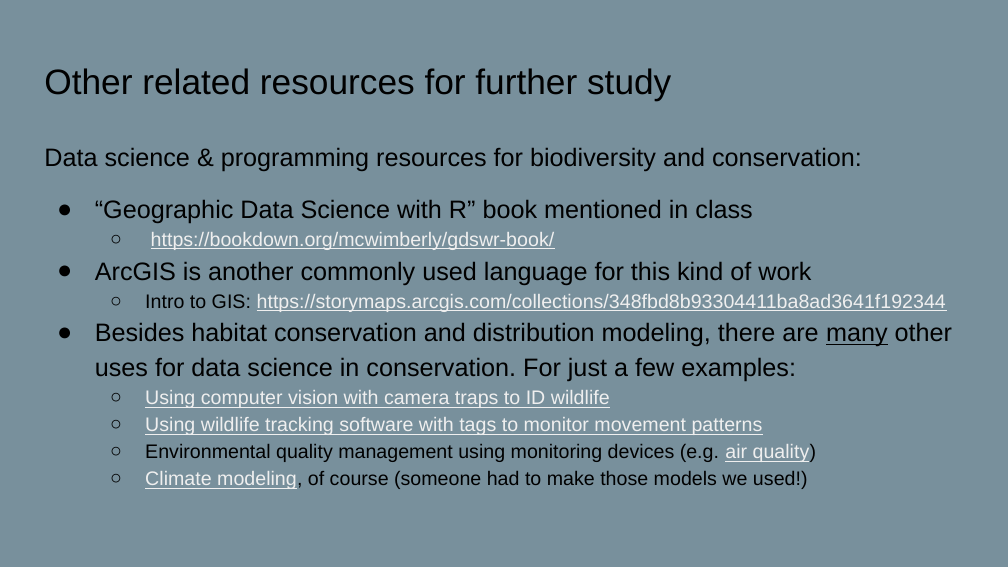
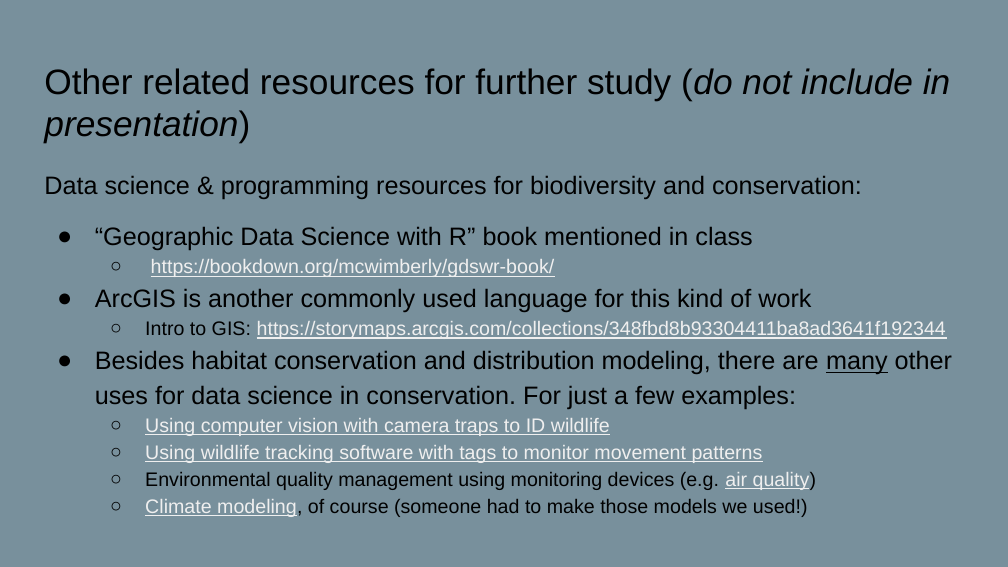
Before and after one commit to paleomammals/biodata_shortcourse, a slide deck: slide 5 of student presentation template.pptx. Drawn at 1008x567 pixels with LibreOffice and Linux fonts; fonts in the diff are those of the drawing. Boxes give left, top, right and bottom in pixels: in the first picture for what was removed or moved away, otherwise in the second. Text is boxed around its words. In the diff, an @@ line names an element or a change of style, - is before the commit and + after.

```diff
--- a/student presentation template.pptx
+++ b/student presentation template.pptx
@@ title at bbox=[44, 68, 950, 100]: text changed @@
-Other related resources for further study
+Other related resources for further study (do not include in presentation)
@@ text "Data science & programming resources ...": place and size @@
-text "Data science & programming resources ..." at bbox=[44, 148, 952, 489]
+text "Data science & programming resources ..." at bbox=[44, 176, 952, 517]
```
Also in this commit, not shown: 9 other slides changed, 8 other files.
